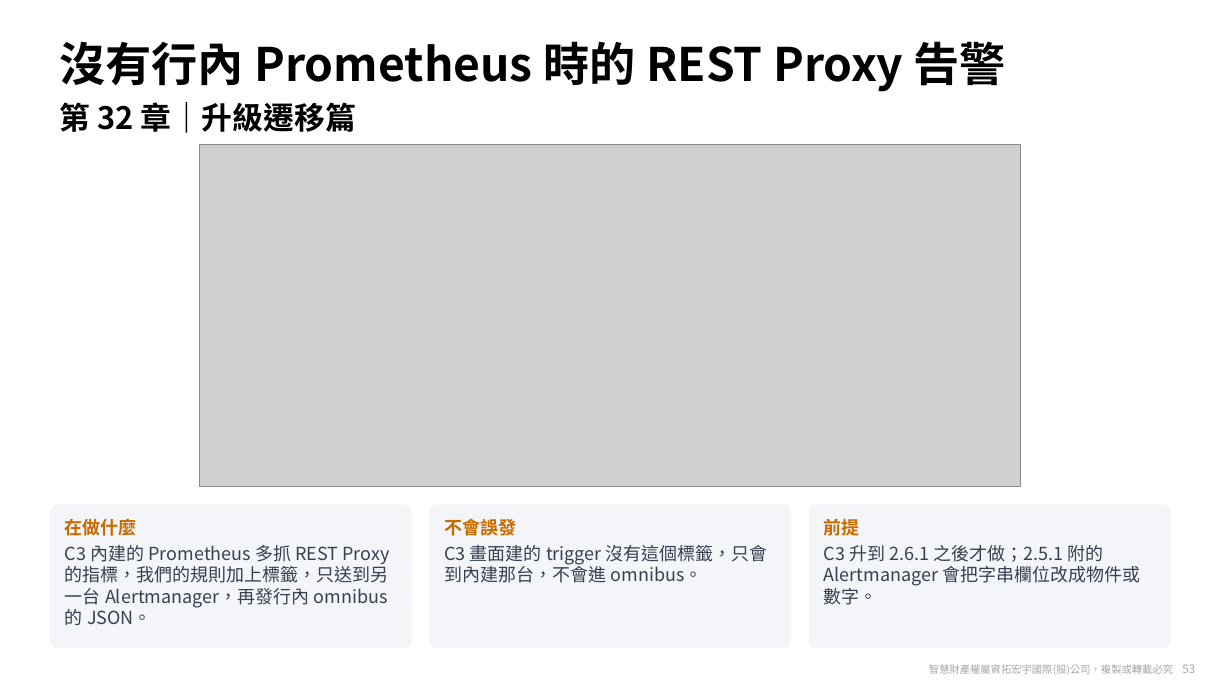
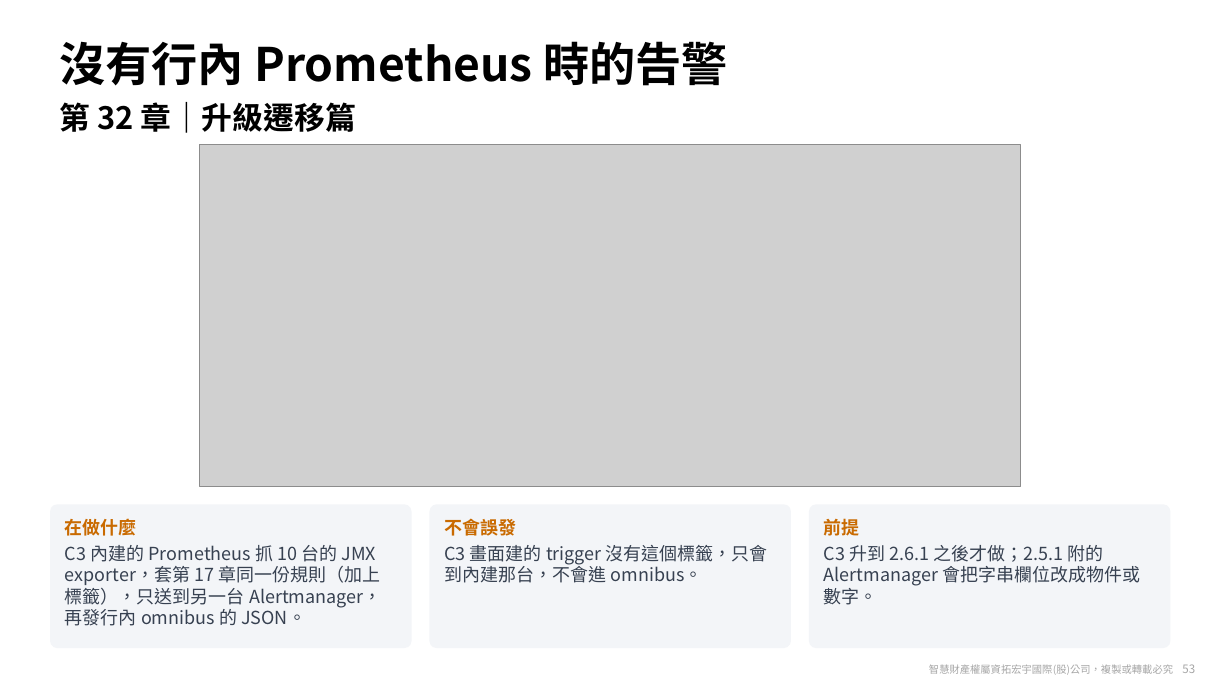
Before and after one commit to zxc81906119/kafka_install_ops, a slide deck: slide 53 of docs/Confluent-手冊導覽.pptx. Drawn at 1232x693 pixels with LibreOffice and Linux fonts; fonts in the diff are those of the drawing; grey boxes stand for pictures; background and template pictures are left out. Boxes give left, top, right and bottom in pixels: in the first picture for what was removed or moved away, otherwise in the second. Text is boxed around its words. In the diff, an @@ line names an element or a change of style, - is before the commit and + after.

```diff
--- a/docs/Confluent-手冊導覽.pptx
+++ b/docs/Confluent-手冊導覽.pptx
@@ title at <box>59,41,728,86</box>: text changed @@
-沒有行內 Prometheus 時的 REST Proxy 告警
+沒有行內 Prometheus 時的告警
@@ text in rounded rectangle at <box>65,545,382,626</box>: text changed @@
-C3 內建的 Prometheus 多抓 REST Proxy 的指標，我們的規則加上標籤，只送到另一台 Alertmanager，再發行內 omnibus 的 JSON。
+C3 內建的 Prometheus 抓 10 台的 JMX exporter，套第 17 章同一份規則（加上標籤），只送到另一台 Alertmanager，再發行內 omnibus 的 JSON。
```
Also in this commit, not shown: 1 other slide changed, 24 other files.
